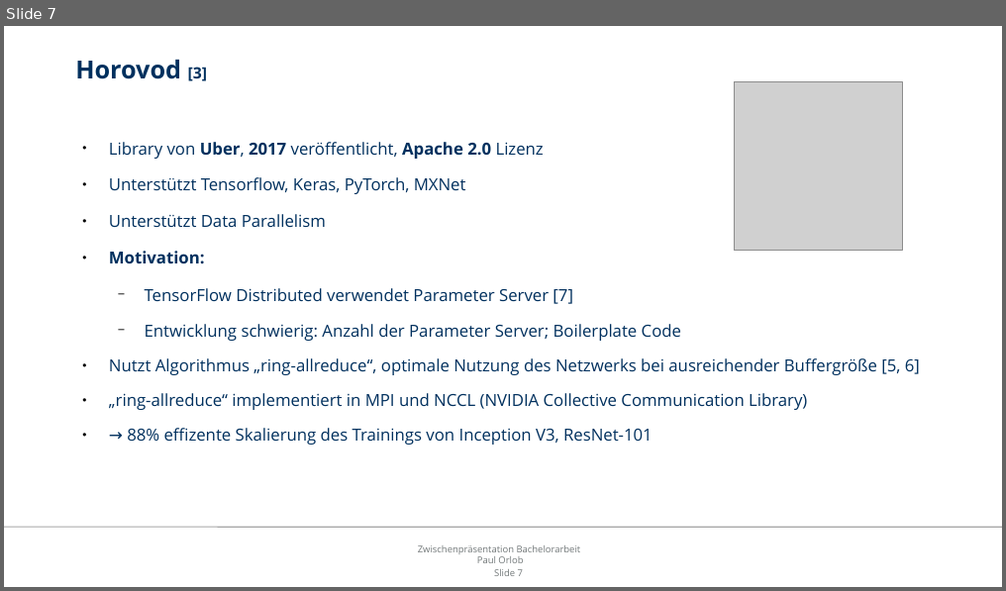
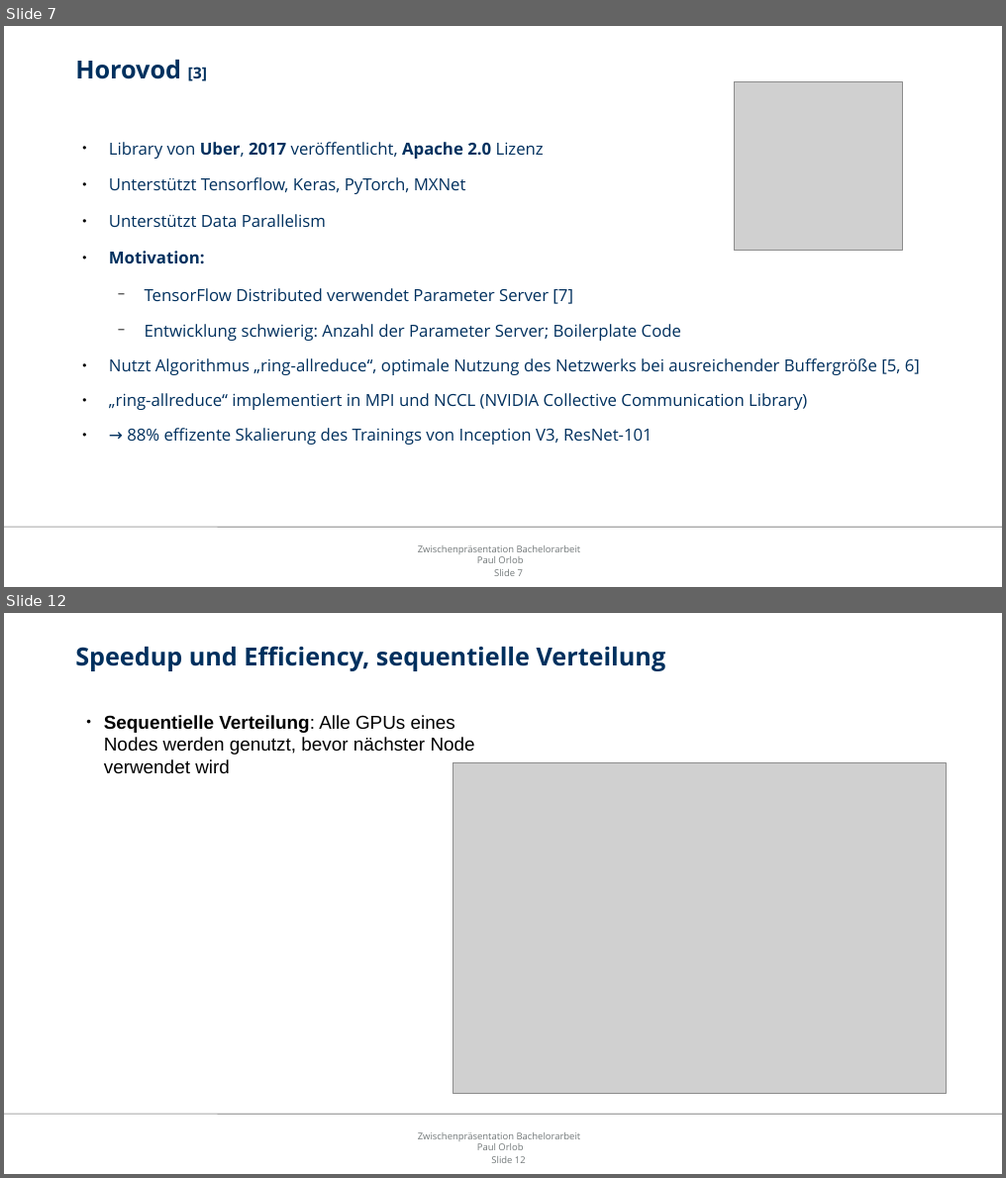
Before and after one commit to orlopau/bachelor-thesis-code, a slide deck: thesis/presentation.odp. Shown one above the other, each under a label of ours: slide 7 before the commit, slides 7 and 12 after it; the slides between them are not shown. The pictures are 1006x591 and 1006x1178 pixels, drawn with LibreOffice and Linux fonts; fonts in the diff are those of the drawing; grey boxes stand for pictures; background and template pictures are left out. Boxes give left, top, right and bottom in pixels: in the first picture for what was removed or moved away, otherwise in the second. Text is boxed around its words. In the diff, an @@ line names an element or a change of style, - is before the commit and + after.

```diff
--- a/thesis/presentation.odp
+++ b/thesis/presentation.odp
@@ slide 12 added at box(4, 613, 1002, 1174), background #FFFFFF; not listed: 3 template elements that a slide beside it also shows @@
@@ title added at box(75, 646, 666, 671), 24 pt, text #00305E, bold @@
+Speedup und Efficiency, sequentielle Verteilung
@@ text added at box(104, 715, 475, 774), 18 pt, text #000000 @@
+● Sequentielle Verteilung: Alle GPUs eines Nodes werden genutzt, bevor nächster Node verwendet wird
@@ picture added at box(453, 762, 945, 1093) @@
```
Also in this commit, not shown: 4 slides changed, 20 other slides added, 1 slide removed, 11 other files.
